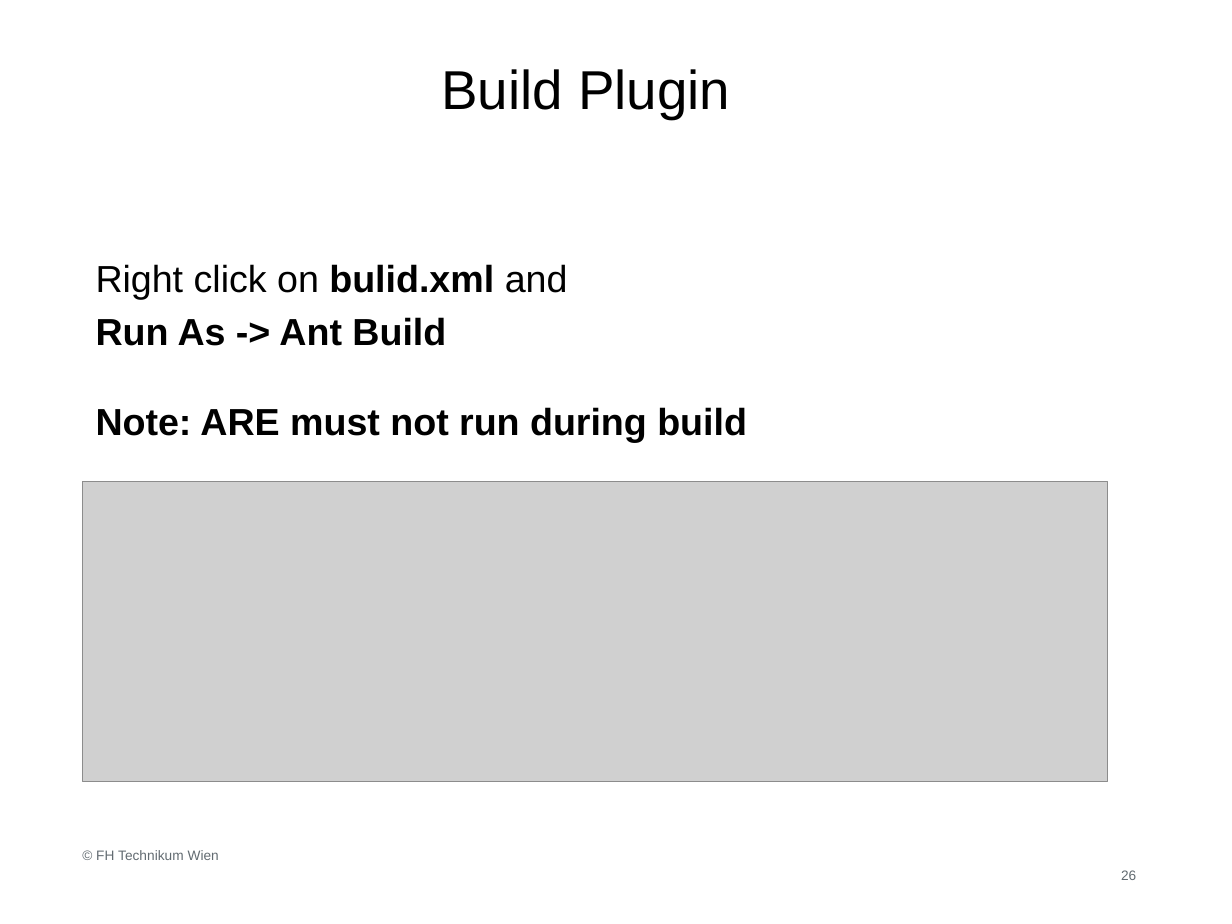
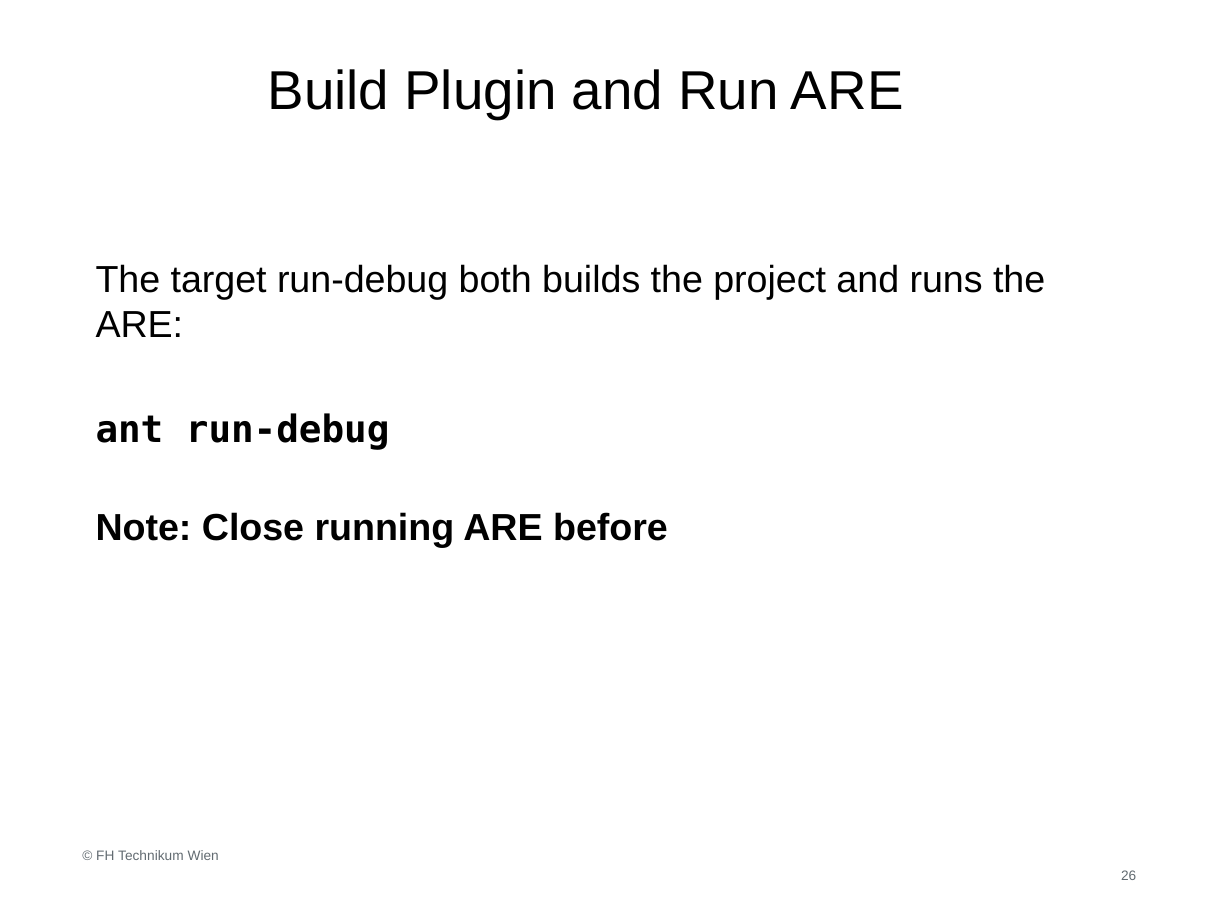
Before and after one commit to asterics/AsTeRICS, a slide deck: slide 26 of Documentation/AsTeRICS Plugin Development.pptx. Drawn at 1232x924 pixels with LibreOffice and Linux fonts; fonts in the diff are those of the drawing; grey boxes stand for pictures; background and template pictures are left out. Boxes give left, top, right and bottom in pixels: in the first picture for what was removed or moved away, otherwise in the second. Text is boxed around its words. In the diff, an @@ line names an element or a change of style, - is before the commit and + after.

Commit message:
updated slides for Plugin development for Asterics 3.0
[x] Use ant run-debugs instead of start_debug.bat to start ARE.
[x] added slide for ResourceRegistry

```diff
--- a/Documentation/AsTeRICS Plugin Development.pptx
+++ b/Documentation/AsTeRICS Plugin Development.pptx
@@ title at (x1=268, y1=69, x2=904, y2=119): text changed @@
-Build Plugin
+Build Plugin and Run ARE
@@ text at (x1=96, y1=264, x2=1045, y2=548): text changed; bold off @@
-Right click on bulid.xml and
-Run As -> Ant Build
-Note: ARE must not run during build
+The target run-debug both builds the project and runs the ARE:
+ant run-debug
+Note: Close running ARE before
@@ picture removed at (x1=83, y1=482, x2=1108, y2=782) @@
```
Also in this commit, not shown: 9 other slides changed, 1 slide added, 1 other file.
